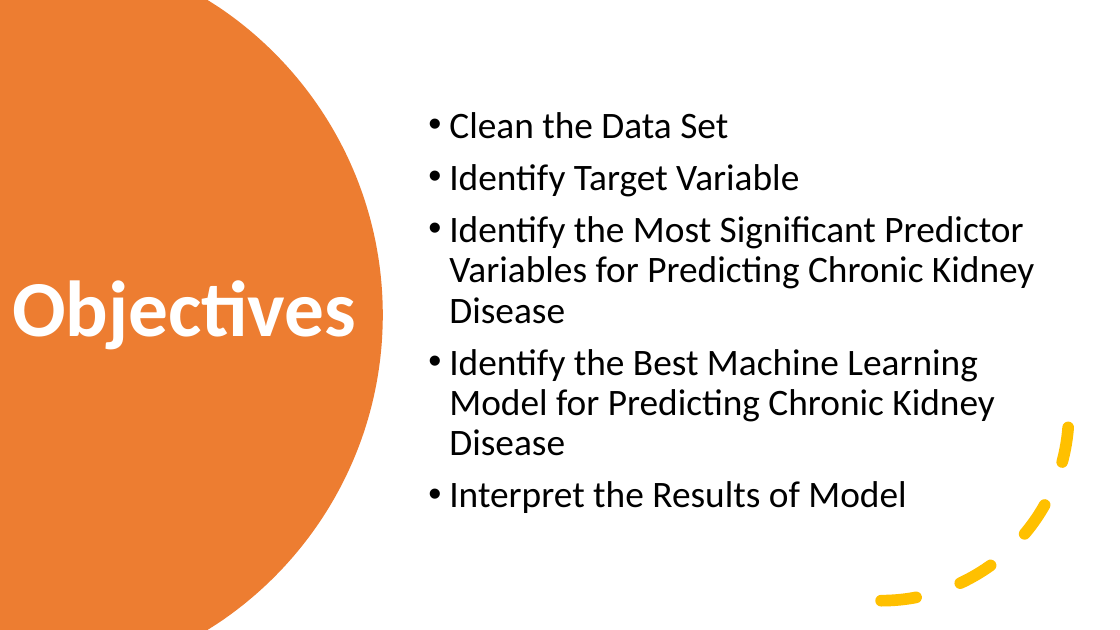
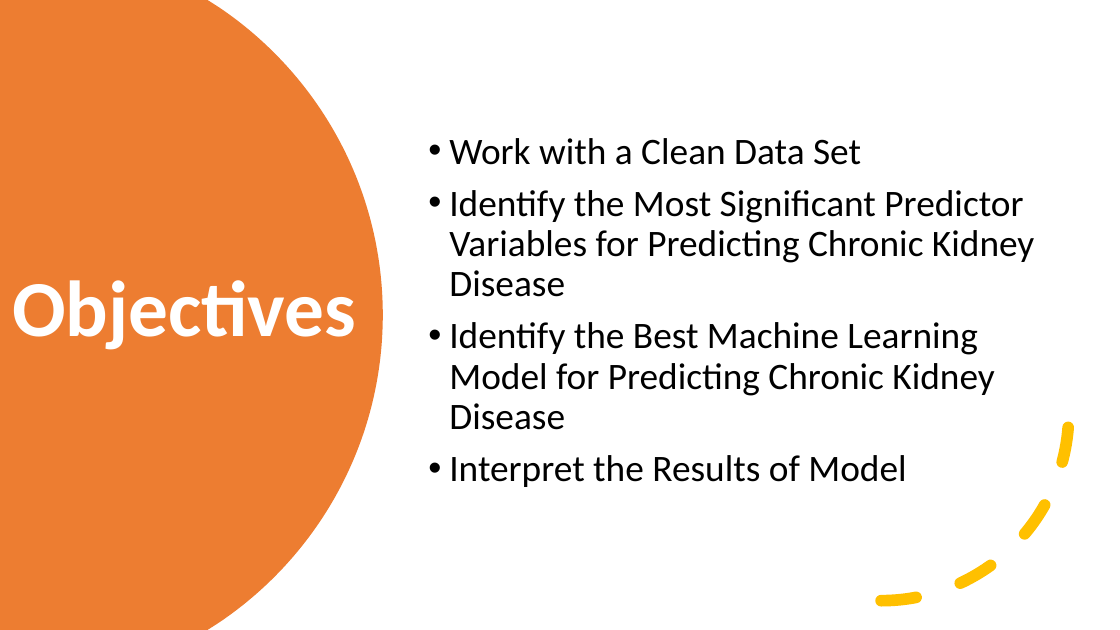
Before and after one commit to tayrotayro/Machine-Learning-Project-ISDS-7070, a slide deck: slide 3 of ckd_presentation.pptx. Drawn at 1120x630 pixels with LibreOffice and Linux fonts; fonts in the diff are those of the drawing. Boxes give left, top, right and bottom in pixels: in the first picture for what was removed or moved away, otherwise in the second. Text is boxed around its words. In the diff, an @@ line names an element or a change of style, - is before the commit and + after.

```diff
--- a/ckd_presentation.pptx
+++ b/ckd_presentation.pptx
@@ text at (449,138,861,165): text changed @@
-• Clean the Data Set
-• Identify Target Variable
+• Work with a Clean Data Set
```
Also in this commit, not shown: 13 other slides changed, 2 slides removed, 1 other file.
